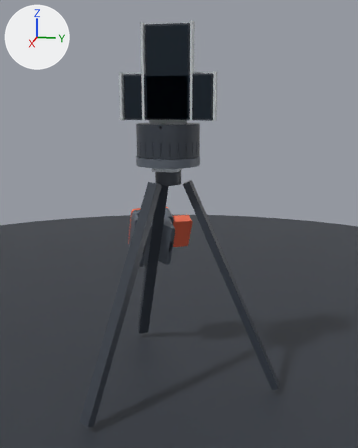
The Blender file cad/blender/pod_v4/followcam_pod_v4.blend: old version first, new version second.
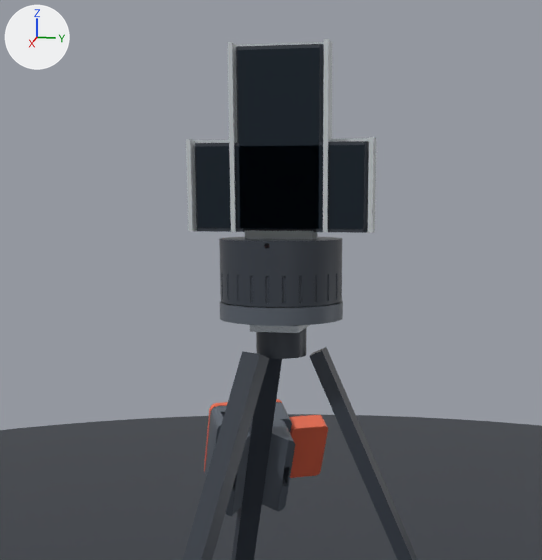
Old and new are each drawn whole from a camera (50 mm lens) standing at (0.858, 0.191, 0.107) and looking at (0.009, 0.021, -0.105) and again close up on the part from 6% to 85% of the width and 0% to 65% of the height. Lighting does not change. The marker at upper left points along +X, +Y and +Z. The first two pictures are the older version.

Objects in the first close-up: '01_stator_shell', '04_rotor', '06_cradle_portrait', '07_cradle_landscape', '10_leg_saddle', 'ground', 'leg', 'leg.001', 'leg.002', 'phone', 'phone.001', 'screen', 'screen.001' and 5 more.
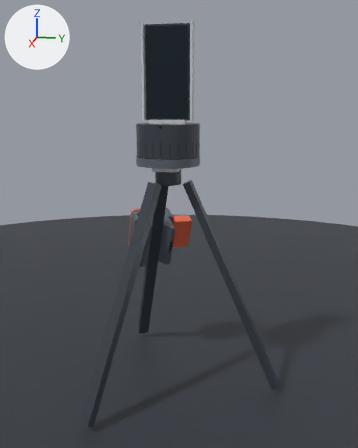
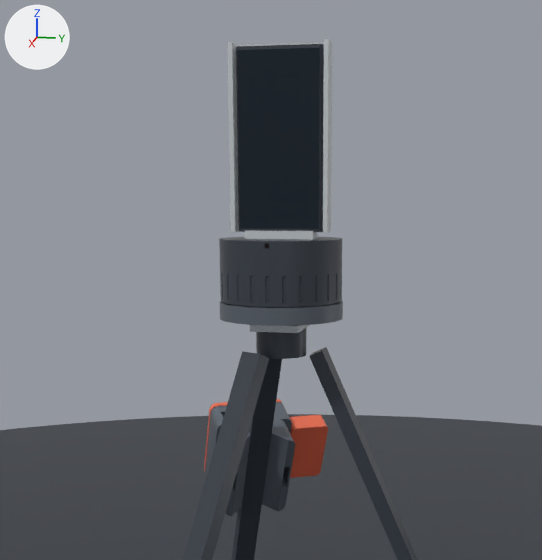
Boxes (x1, y1, x2, y2) around the edits, measured in the close-ups (542 x 560 px):
'screen.001', hidden (dark blue)
    before: (196, 145, 365, 229)
'07_cradle_landscape', hidden
    before: (186, 137, 376, 239)
'phone.001', hidden
    before: (194, 141, 369, 233)

Diff of the bpy script that builds the scene:
```diff
--- a/cad/blender/pod_v4/followcam_pod_v4.blend.py
+++ b/cad/blender/pod_v4/followcam_pod_v4.blend.py
@@ ob_07_cradle_landscape @@
 ob_07_cradle_landscape.scale = (0.001, 0.001, 0.001)
+ob_07_cradle_landscape.hide_viewport = True
@@ ob_phone_001 @@
 ob_phone_001.scale = (0.001, 0.001, 0.001)
+ob_phone_001.hide_viewport = True
@@ ob_screen_001 @@
 ob_screen_001.scale = (0.001, 0.001, 0.001)
+ob_screen_001.hide_viewport = True
```
